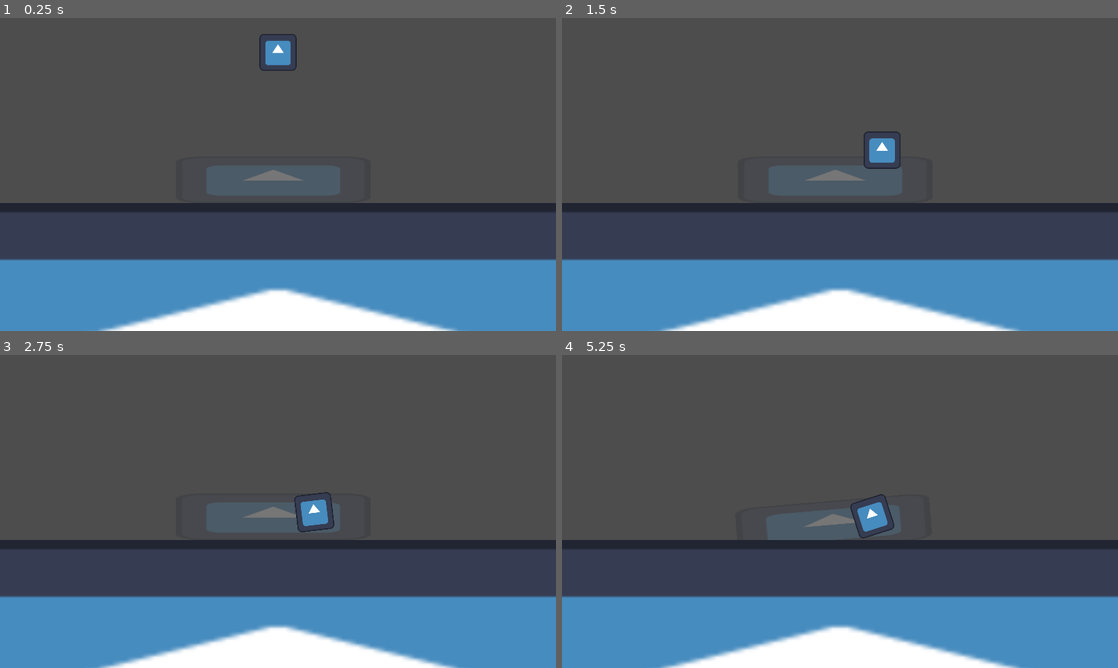
Above: before the commit, frames 1-4 (two rows, left to right).
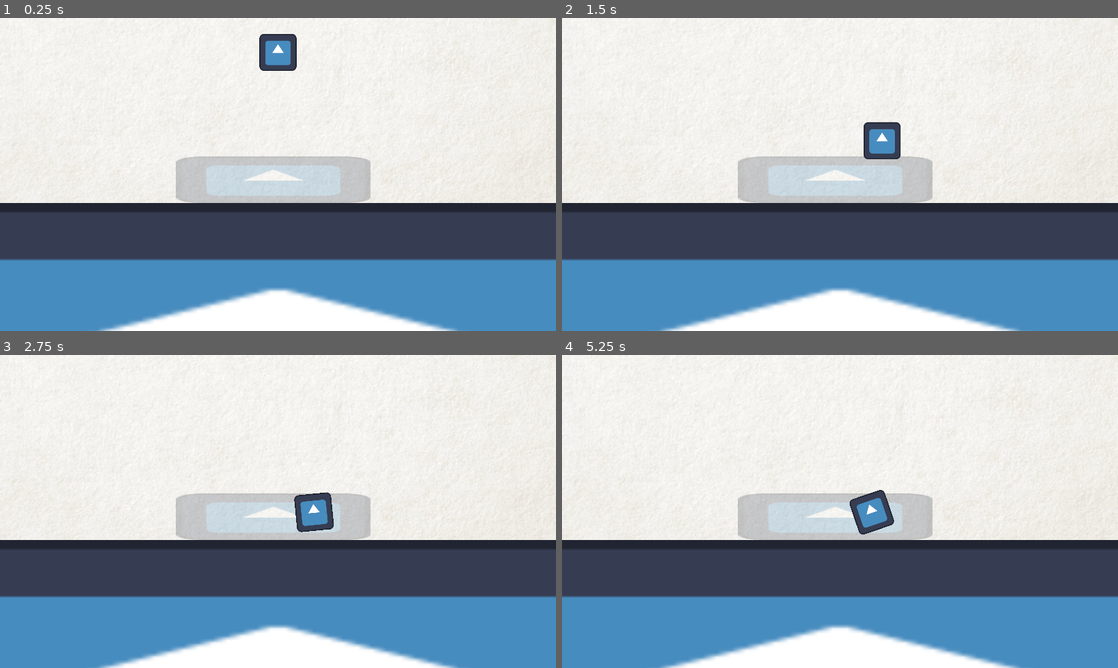
Above: after the commit, the same moments.

Repository: SAM2WOW/ProjectGrandma
Game: Godot game, scene res://levels/main.tscn
Same seed, same stepped clock (60 frames per second), same inputs: the game is played once before the commit and once after it. The engine's default icon, where the game draws it, is replaced by a stand-in: a white triangle on a blue panel in a dark square.
Inputs (mouse positions are in pixels of both pictures, inside the frame that each line leads up to):
- Up to frame 1 (0.25 s): no input
- Up to frame 2 (1.5 s): drag from (840, 71) to (895, 105) at 0.52 s; drag from (728, 190) to (812, 237) at 1.27 s
- Up to frame 3 (2.75 s): move the mouse to (333, 442) at 2.02 s; click (333, 442) at 2.17 s
- Up to frame 4 (5.25 s): tap Enter at 2.75, 4.25 s; drag from (812, 574) to (673, 464) at 2.77 s; tap Space at 3.5, 5 s; move the mouse to (1006, 558) at 3.52 s; click (1006, 558) at 3.67 s; drag from (673, 464) to (756, 433) at 4.27 s; move the mouse to (867, 511) at 5.02 s; click (867, 511) at 5.17 s

The runs differ from the first frame. In frame 1, 58% of the frame differs, in the area x 0-100%, y 0-60%; in frame 2, 59%; in frame 3, 58%; in frame 4, 59%.

Commit message:
v basic cooking

Diff:
--- a/levels/main.tscn
+++ b/levels/main.tscn
@@ -1,7 +1,8 @@
-[gd_scene load_steps=5 format=3 uid="uid://svu81oy40o3p"]
+[gd_scene load_steps=6 format=3 uid="uid://svu81oy40o3p"]
 
 [ext_resource type="Texture2D" uid="uid://cmp4cxxq8yuat" path="res://arts/ivory-off-white-paper-texture.jpg" id="1_1jmmi"]
 [ext_resource type="Script" path="res://levels/main.gd" id="1_udxji"]
+[ext_resource type="PackedScene" uid="uid://bx1jmjos4d8m" path="res://prefabs/pan.tscn" id="3_i0x1x"]
 [ext_resource type="Texture2D" uid="uid://cxt1od4epjtpf" path="res://icon.svg" id="3_u1ivw"]
 [ext_resource type="PackedScene" uid="uid://b5em8781rmds2" path="res://prefabs/ingredient.tscn" id="4_6e4e2"]
 
@@ -11,29 +12,20 @@
 [node name="Node2D" type="Node2D" parent="."]
 
 [node name="BG" type="Sprite2D" parent="Node2D"]
-visible = false
 position = Vector2(0, -690)
 texture = ExtResource("1_1jmmi")
-metadata/_edit_lock_ = true
 
 [node name="Camera2D" type="Camera2D" parent="Node2D"]
 
 [node name="Cooking Scene" type="Node2D" parent="Node2D"]
 position = Vector2(0, -446)
 
-[node name="Pan" type="RigidBody2D" parent="Node2D/Cooking Scene"]
-position = Vector2(0, 447)
-
-[node name="Sprite2D" type="Sprite2D" parent="Node2D/Cooking Scene/Pan"]
-modulate = Color(1, 1, 1, 0.235294)
-position = Vector2(-16, 15.0001)
-scale = Vector2(5.25, 1.25)
-texture = ExtResource("3_u1ivw")
-
-[node name="CollisionPolygon2D" type="CollisionPolygon2D" parent="Node2D/Cooking Scene/Pan"]
-polygon = PackedVector2Array(-352, -65, -256, 95, 256, 95, 320, -65, 192, 63, -192, 63)
+[node name="Pan" parent="Node2D/Cooking Scene" instance=ExtResource("3_i0x1x")]
+position = Vector2(0, 446)
 
 [node name="Ingredient" parent="Node2D/Cooking Scene" instance=ExtResource("4_6e4e2")]
+linear_damp = 4.0
+angular_damp = 4.0
 
 [node name="StaticBody2D" type="StaticBody2D" parent="Node2D"]
 position = Vector2(0, -446)
--- a/prefabs/draggable.tscn
+++ b/prefabs/draggable.tscn
@@ -9,12 +9,12 @@
 
 [sub_resource type="CircleShape2D" id="CircleShape2D_00g0w"]
 
-[node name="Draggable" type="RigidBody2D" node_paths=PackedStringArray("dragPoint")]
+[node name="Draggable" type="RigidBody2D"]
 input_pickable = true
-linear_damp = 4.0
-angular_damp = 4.0
+linear_damp = 2.0
+angular_damp = 2.0
 script = ExtResource("1_4v06w")
-dragPoint = NodePath("DragPoint")
+airDrag = 1.0
 
 [node name="Sprite2D" type="Sprite2D" parent="."]
 texture = ExtResource("2_0rn36")
@@ -29,7 +29,7 @@
 node_b = NodePath("../DragPoint")
 
 [node name="DragPoint" type="RigidBody2D" parent="."]
-position = Vector2(0, -96)
+position = Vector2(0, -64)
 
 [node name="CollisionShape2D" type="CollisionShape2D" parent="DragPoint"]
 shape = SubResource("CircleShape2D_00g0w")
--- a/prefabs/ingredient.tscn
+++ b/prefabs/ingredient.tscn
@@ -1,7 +1,46 @@
-[gd_scene load_steps=3 format=3 uid="uid://b5em8781rmds2"]
+[gd_scene load_steps=8 format=3 uid="uid://b5em8781rmds2"]
 
 [ext_resource type="PackedScene" uid="uid://c3gtn7dcgsaa0" path="res://prefabs/draggable.tscn" id="1_fdwy0"]
-[ext_resource type="Script" path="res://scripts/ingredient.gd" id="2_pnt4y"]
+[ext_resource type="Script" path="res://scripts/ingredient.gd" id="2_ukt0v"]
+[ext_resource type="Script" path="res://scripts/ingredientState.gd" id="3_8mfa3"]
+
+[sub_resource type="Resource" id="Resource_qvnah"]
+script = ExtResource("3_8mfa3")
+state = 0
+cookTimer = 5.0
+typeInfluenceMultiplier = {
+0: 1,
+1: 1
+}
+
+[sub_resource type="Resource" id="Resource_ojaaw"]
+script = ExtResource("3_8mfa3")
+state = 1
+cookTimer = 10.0
+typeInfluenceMultiplier = {
+0: 1,
+1: 1
+}
+
+[sub_resource type="Resource" id="Resource_wka5m"]
+script = ExtResource("3_8mfa3")
+state = 2
+cookTimer = 10.0
+typeInfluenceMultiplier = {
+0: 1,
+1: 1
+}
+
+[sub_resource type="Resource" id="Resource_j8afd"]
+script = ExtResource("3_8mfa3")
+state = 3
+cookTimer = 0.0
+typeInfluenceMultiplier = {
+0: 1,
+1: 1
+}
 
 [node name="Ingredient" instance=ExtResource("1_fdwy0")]
-script = ExtResource("2_pnt4y")
+script = ExtResource("2_ukt0v")
+ingredientStates = Array[ExtResource("3_8mfa3")]([SubResource("Resource_qvnah"), SubResource("Resource_ojaaw"), SubResource("Resource_wka5m"), SubResource("Resource_j8afd")])
+airDrag = 0.0
--- /dev/null
+++ b/prefabs/pan.tscn
@@ -0,0 +1,27 @@
+[gd_scene load_steps=3 format=3 uid="uid://bx1jmjos4d8m"]
+
+[ext_resource type="Script" path="res://scripts/pan.gd" id="1_7wqqa"]
+[ext_resource type="Texture2D" uid="uid://cxt1od4epjtpf" path="res://icon.svg" id="1_eq1w5"]
+
+[node name="StaticBody2D" type="RigidBody2D"]
+mass = 200.0
+script = ExtResource("1_7wqqa")
+
+[node name="Area2D" type="Area2D" parent="."]
+
+[node name="CollisionPolygon2D" type="CollisionPolygon2D" parent="Area2D"]
+polygon = PackedVector2Array(-352, -64, 320, -64, 320, 96, -352, 96)
+
+[node name="Sprite2D2" type="Sprite2D" parent="."]
+modulate = Color(1, 1, 1, 0.235294)
+position = Vector2(-16, 15.0001)
+scale = Vector2(5.25, 1.25)
+texture = ExtResource("1_eq1w5")
+
+[node name="PanCollider" type="CollisionPolygon2D" parent="."]
+polygon = PackedVector2Array(-352, -65, -256, 95, 256, 95, 320, -65, 192, 63, -192, 63)
+
+[connection signal="area_entered" from="Area2D" to="." method="_on_area_2d_area_entered"]
+[connection signal="area_exited" from="Area2D" to="." method="_on_area_2d_area_exited"]
+[connection signal="body_entered" from="Area2D" to="." method="_on_area_2d_body_entered"]
+[connection signal="body_exited" from="Area2D" to="." method="_on_area_2d_body_exited"]
--- a/scripts/draggable.gd
+++ b/scripts/draggable.gd
@@ -2,6 +2,7 @@
 class_name Draggable
 
 @export var dragPoint : RigidBody2D;
+@export var airDrag : float;
 
 # Called when the node enters the scene tree for the first time.
 func _ready():
@@ -32,8 +33,19 @@
 
 func Drag(delta):
 	var mousePos: Vector2 = get_global_mouse_position();
-	print(dragPoint.global_position.distance_to(mousePos))
 	var speed: float = dragPoint.global_position.distance_to(mousePos) / delta;
+	var raycast = PhysicsRayQueryParameters2D.create(dragPoint.global_position, mousePos);
+	if get_world_2d().direct_space_state.intersect_ray(raycast):
+		speed = clamp(speed, 0, 8000);
 	var velocity: Vector2 = speed * dragPoint.global_position.direction_to(mousePos);
 
 	dragPoint.linear_velocity = velocity;
+
+	#look_at(mousePos);
+
+func AirDrag(delta):
+	# print(linear_velocity.length());
+	var drag = -linear_velocity.normalized() * airDrag * pow(linear_velocity.length(), 2) * delta;
+	#apply_force(drag*delta);
+	print(drag);
+	pass;
--- a/scripts/ingredient.gd
+++ b/scripts/ingredient.gd
@@ -1,9 +1,15 @@
 extends Draggable
+class_name Ingredient
 
+@export var ingredientStates: Array[IngredientState] = [];
+
+var currentStateIndex: int = 0;
+var cookingTimer: float = 0;
 
 # Called when the node enters the scene tree for the first time.
 func _ready():
 	super._ready();
+	ingredientStates.sort_custom(func(x, y): return x.state < y.state);
 	pass # Replace with function body.
 
 
@@ -11,3 +17,25 @@
 func _process(delta):
 	super._process(delta);
 	pass
+
+func Cook(cookingType: IngredientState.CookingType, delta):
+	if currentStateIndex >= ingredientStates.size()-1: return;
+	print(GetCurrentState().cookTimer);
+	cookingTimer += delta * GetCurrentState().typeInfluenceMultiplier[cookingType];
+	if cookingTimer >= GetCurrentState().cookTimer:
+		ChangeState(currentStateIndex+1);
+
+func ChangeState(newIndex):
+	if newIndex >= ingredientStates.size(): return;
+	currentStateIndex = newIndex;
+	cookingTimer = 0;
+	print("new state ", IngredientState.CookingState.keys()[GetCurrentState().state]);
+
+func GetState(checkState: IngredientState.CookingState):
+	for ingState in ingredientStates:
+		if (ingState.state == checkState):
+			return ingState;
+	return null;
+
+func GetCurrentState():
+	return ingredientStates[currentStateIndex];
--- /dev/null
+++ b/scripts/ingredientState.gd
@@ -0,0 +1,18 @@
+extends Resource
+class_name IngredientState
+
+enum CookingState {Undercooked, Cooked, Overcooked, Burnt};
+enum CookingType {Fried, Boiled};
+@export var state : CookingState = CookingState.Cooked;
+@export var cookTimer : float = 0;
+@export var typeInfluenceMultiplier = {CookingType.Fried : 1, CookingType.Boiled : 1};
+
+
+# Called when the node enters the scene tree for the first time.
+func _ready():
+	pass # Replace with function body.
+
+
+# Called every frame. 'delta' is the elapsed time since the previous frame.
+func _process(delta):
+	pass
--- /dev/null
+++ b/scripts/pan.gd
@@ -0,0 +1,22 @@
+extends RigidBody2D
+
+var cookingObjects = [];
+# Called when the node enters the scene tree for the first time.
+func _ready():
+	pass # Replace with function body.
+
+# Called every frame. 'delta' is the elapsed time since the previous frame.
+func _process(delta):
+	CookIngredients(delta);
+
+func CookIngredients(delta):
+	for ingredient in cookingObjects:
+		ingredient.Cook(IngredientState.CookingType.Fried, delta);
+
+func _on_area_2d_body_entered(body):
+	if !body is Ingredient: return;
+	cookingObjects.append(body);
+
+func _on_area_2d_body_exited(body):
+	if !body is Ingredient: return;
+	cookingObjects.erase(body);
Not shown, added: prefabs/ing2AED.tmp
Not shown, added: prefabs/ingC9D0.tmp
Not shown, added: prefabs/ingF686.tmp
